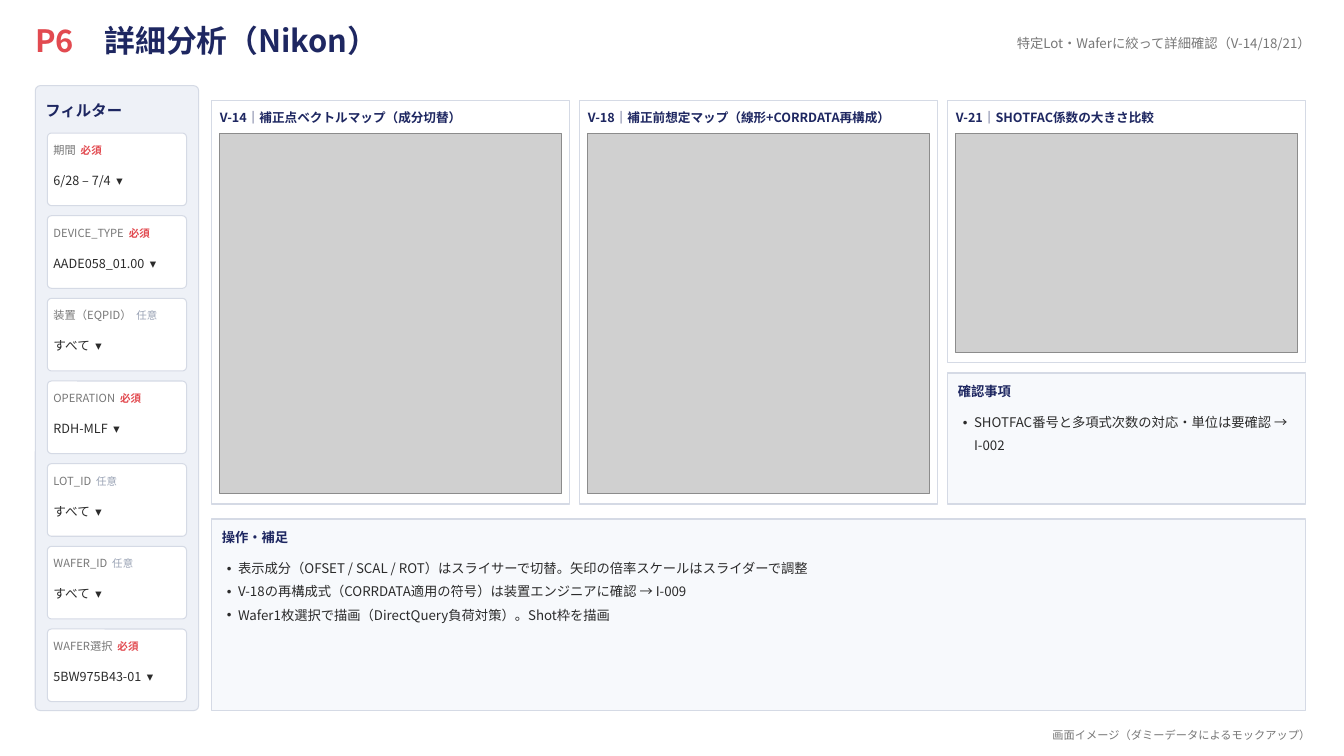
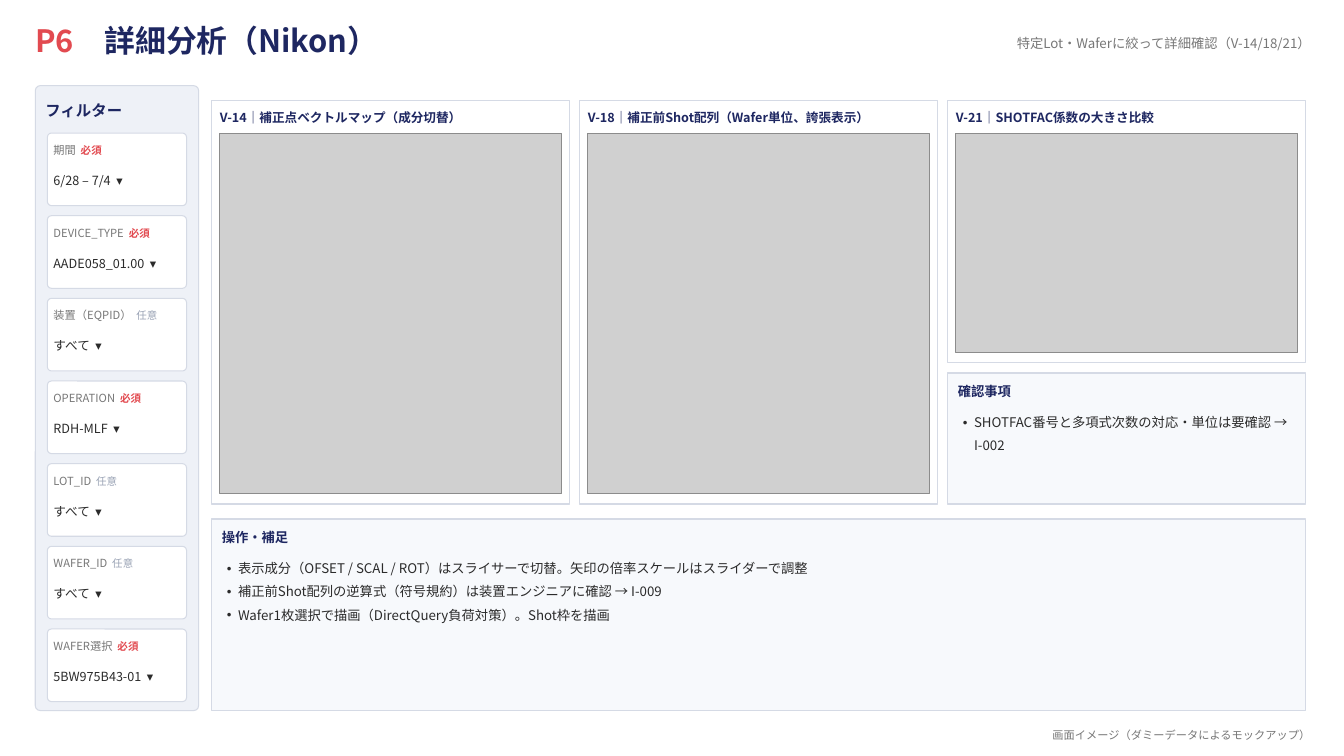
Before and after one commit to rsakamoto-0824/PowerBI_LithoBooster_DashBoard, a slide deck: slide 7 of dashboard_mockup.pptx. Drawn at 1344x756 pixels with LibreOffice and Linux fonts; fonts in the diff are those of the drawing; grey boxes stand for pictures. Boxes give left, top, right and bottom in pixels: in the first picture for what was removed or moved away, otherwise in the second. Text is boxed around its words. In the diff, an @@ line names an element or a change of style, - is before the commit and + after.

```diff
--- a/dashboard_mockup.pptx
+++ b/dashboard_mockup.pptx
@@ text at <box>588,111,869,123</box>: text changed @@
-V-18｜補正前想定マップ（線形+CORRDATA再構成）
+V-18｜補正前Shot配列（Wafer単位、誇張表示）
@@ text at <box>238,585,662,597</box>: text changed @@
-• V-18の再構成式（CORRDATA適用の符号）は装置エンジニアに確認 → I-009
+• 補正前Shot配列の逆算式（符号規約）は装置エンジニアに確認 → I-009
```
Also in this commit, not shown: 7 other slides changed, 4 other files.
